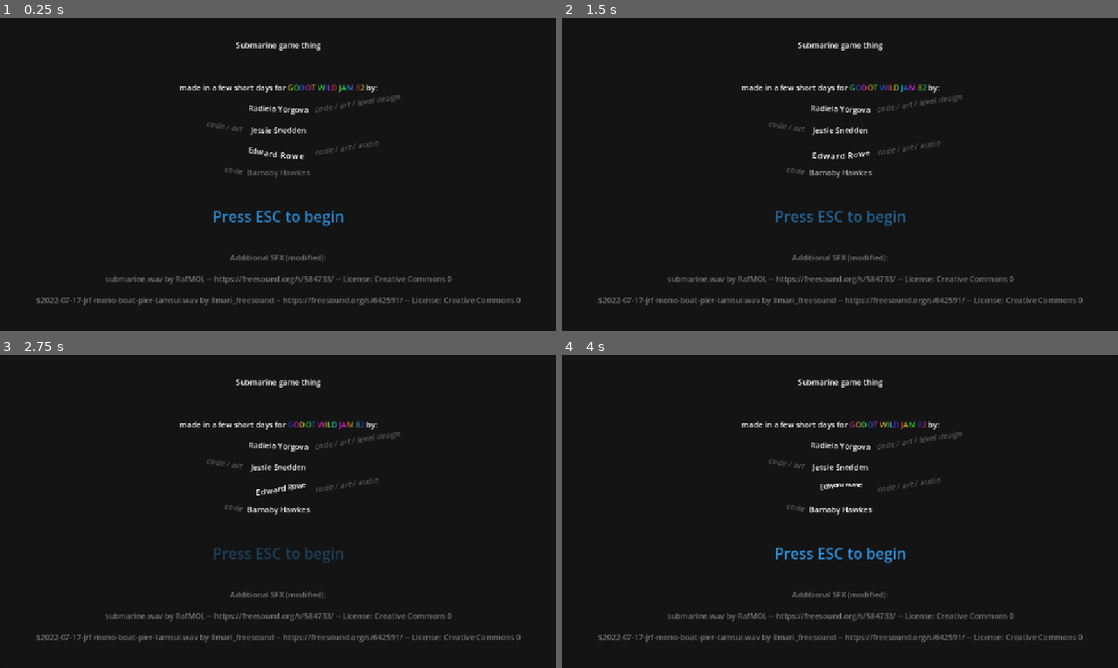
Above: before the commit, frames 1-4 (two rows, left to right).
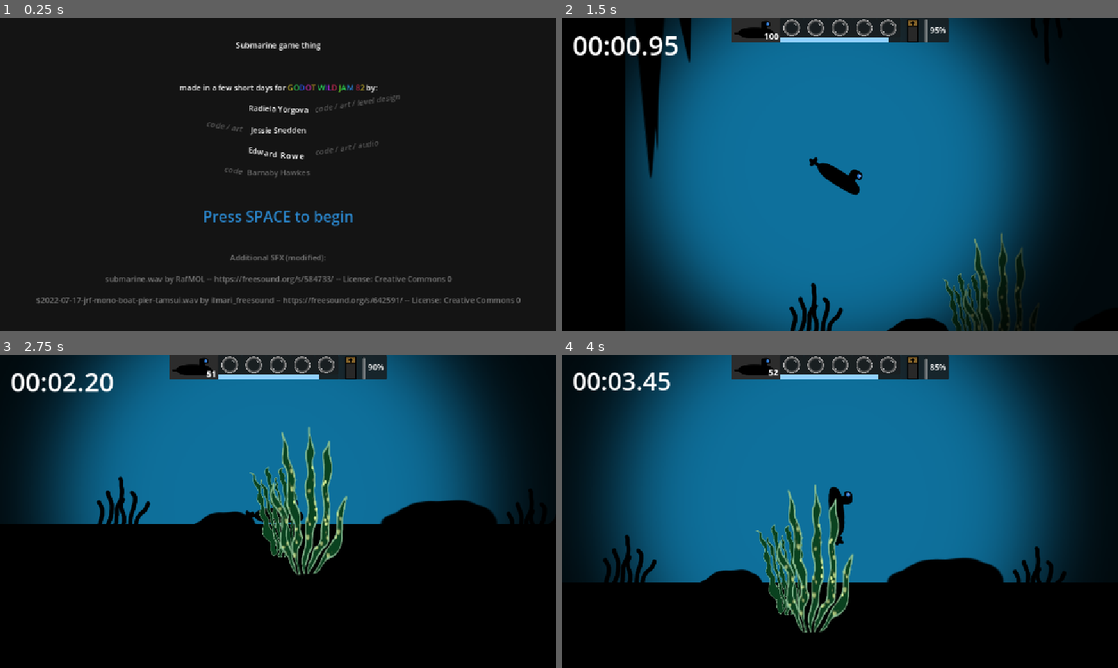
Above: after the commit, the same moments.

Repository: EddieRowe/godot-wild-jam-82
Game: Godot game, scene res://levels/splash.tscn
Same seed, same stepped clock (60 frames per second), same inputs: the game is played once before the commit and once after it.
Inputs:
- Up to frame 1 (0.25 s): no input
- Up to frame 2 (1.5 s): tap Space at 0.5 s; hold Right (ui_right) 0.53-1.28 s; hold Enter (ui_accept) 0.53-1.28 s; hold Down (ui_down) from 1.28 s (still down); tap Enter (ui_accept) at 1.35 s
- Up to frame 3 (2.75 s): tap Enter (ui_accept) at 1.52, 1.82 s; release Down (ui_down) at 2.03 s; hold Right (ui_right) from 2.03 s (still down); hold Enter (ui_accept) from 2.03 s (still down)
- Up to frame 4 (4 s): release Right (ui_right) at 2.78 s; release Enter (ui_accept) at 2.78 s; hold Up (ui_up) 2.78-3.53 s; tap Enter (ui_accept) at 2.85, 3.02, 3.32 s; hold Left (ui_left) from 3.53 s (still down); hold Enter (ui_accept) from 3.53 s (still down)

The runs differ from the first frame. In frame 1, 0.6% of the frame differs, in the area x 36-64%, y 61-67%; in frame 2, 65%, in the area x 2-94%, y 0-100%; in frame 3, 43%; in frame 4, 58%.

Commit message:
html5 export testing

Diff:
--- a/levels/splash.tscn
+++ b/levels/splash.tscn
@@ -145,7 +145,7 @@
 theme_override_colors/default_color = Color(0.172549, 0.568627, 0.870588, 1)
 theme_override_font_sizes/normal_font_size = 31
 bbcode_enabled = true
-text = "[center][pulse]Press ESC to begin"
+text = "[center][pulse]Press SPACE to begin"
 
 [node name="roles4" type="RichTextLabel" parent="."]
 offset_left = 426.0
--- a/scripts/intro_spash.gd
+++ b/scripts/intro_spash.gd
@@ -1,12 +1,14 @@
 extends Node
+
+var level1 = preload("res://levels/level_1.tscn")
 
 
 func _input(event: InputEvent) -> void:
-	if event.is_action_pressed("ui_cancel"):
+	if event.is_action_pressed("ui_accept"):
 		_load_level1()
 
 func _on_timer_timeout() -> void:
 	_load_level1()
 
 func _load_level1() -> void:
-	get_tree().change_scene_to_file("res://levels/level_1.tscn")
+	get_tree().change_scene_to_packed(level1)
Not shown, changed: export_presets.cfg
